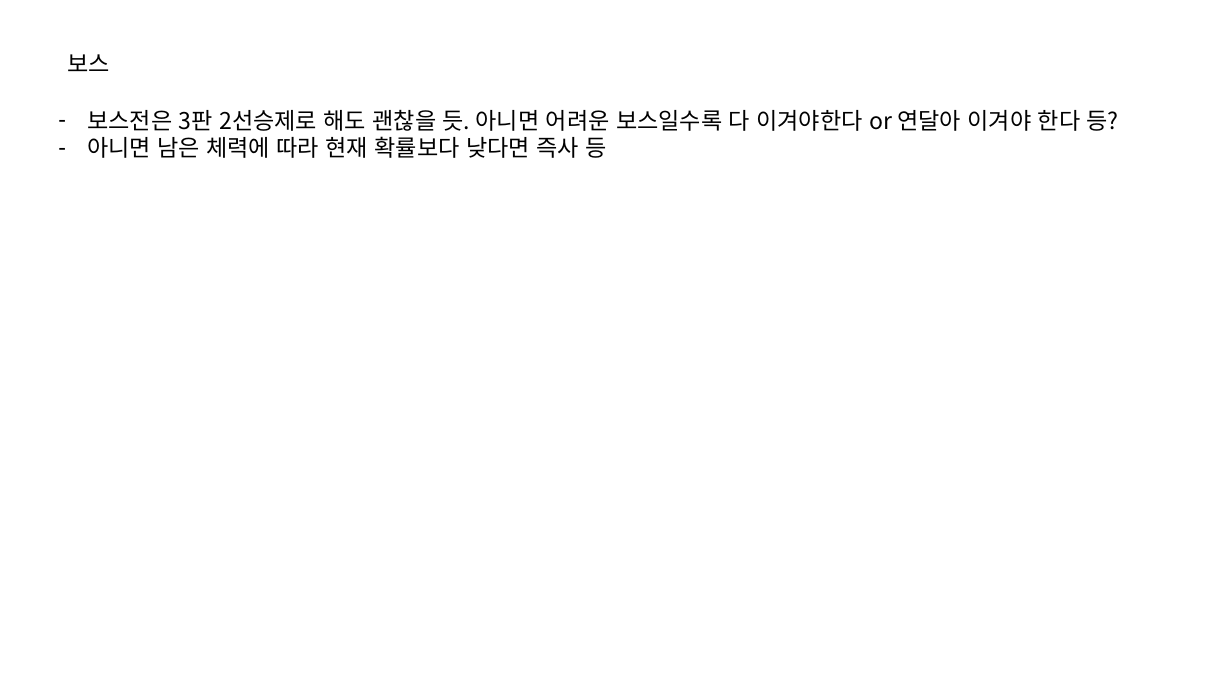
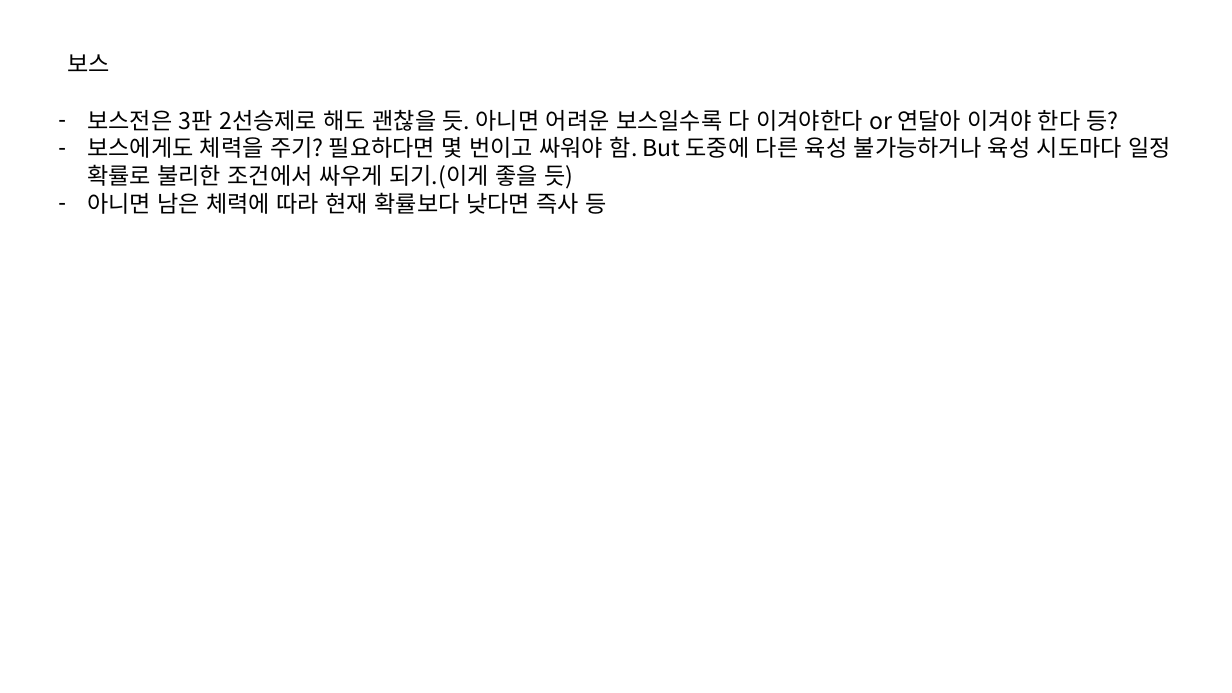
Before and after one commit to IdfKLeh/capstone, a slide deck: slide 4 of 전투.pptx. Drawn at 1232x693 pixels with LibreOffice and Linux fonts; fonts in the diff are those of the drawing. Boxes give left, top, right and bottom in pixels: in the first picture for what was removed or moved away, otherwise in the second. Text is boxed around its words. In the diff, an @@ line names an element or a change of style, - is before the commit and + after.

```diff
--- a/전투.pptx
+++ b/전투.pptx
@@ text at [87,136,1171,189]: paragraph added @@
+– 보스에게도 체력을 주기? 필요하다면 몇 번이고 싸워야 함. But 도중에 다른 육성 불가능하거나 육성 시도마다 일정 확률로 불리한 조건에서 싸우게 되기.(이게 좋을 듯)
```
Also in this commit, not shown: 8 other files.
